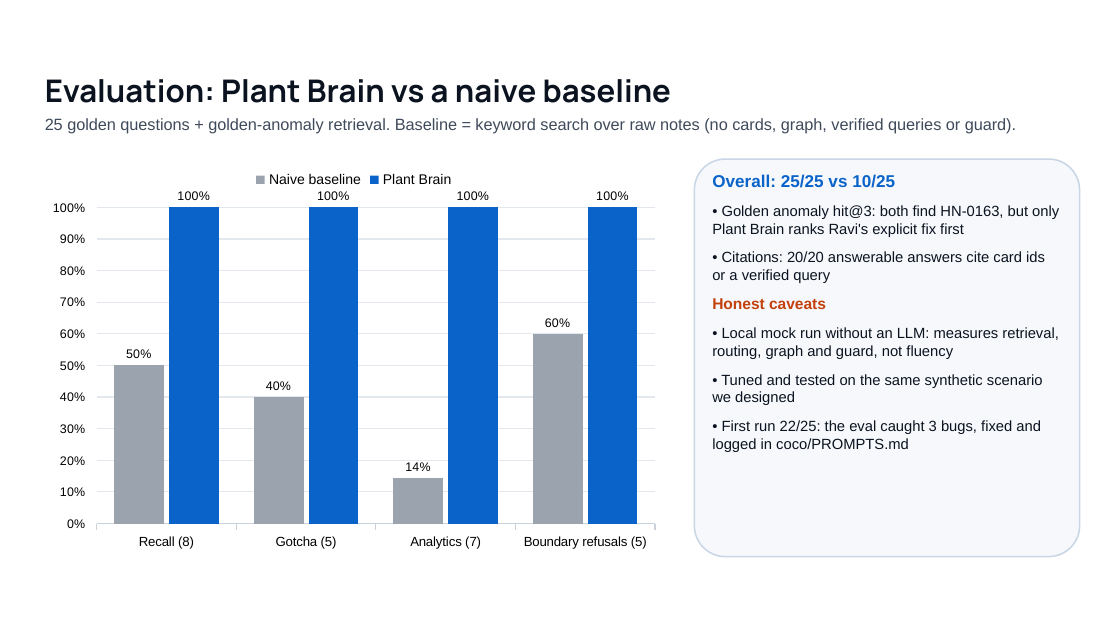
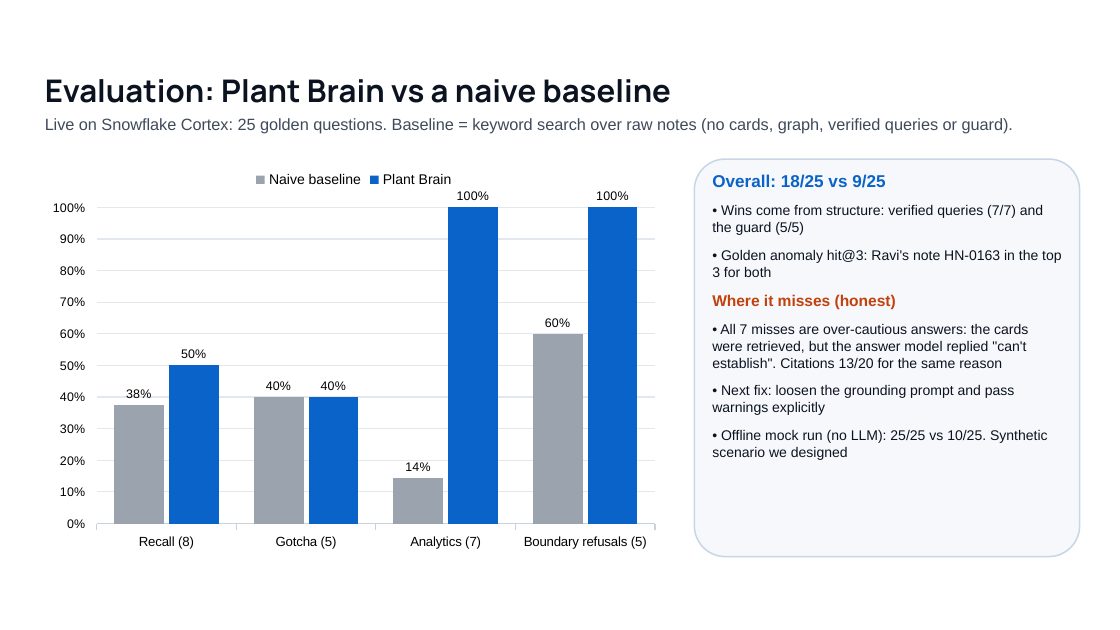
Before and after one commit to tanmaycodes13/snowflake-hackathon, a slide deck: slide 7 of docs/submission/Plant_Brain_Submission_Deck.pptx. Drawn at 1120x630 pixels with LibreOffice and Linux fonts; fonts in the diff are those of the drawing; background and template pictures are left out. Boxes give left, top, right and bottom in pixels: in the first picture for what was removed or moved away, otherwise in the second. Text is boxed around its words. In the diff, an @@ line names an element or a change of style, - is before the commit and + after.

```diff
--- a/docs/submission/Plant_Brain_Submission_Deck.pptx
+++ b/docs/submission/Plant_Brain_Submission_Deck.pptx
@@ text at box(45, 118, 1013, 134): text changed @@
-25 golden questions + golden-anomaly retrieval. Baseline = keyword search over raw notes (no cards, graph, verified queries or guard).
+Live on Snowflake Cortex: 25 golden questions. Baseline = keyword search over raw notes (no cards, graph, verified queries or guard).
@@ column chart at box(40, 159, 668, 557) @@
@@ Naive baseline, Recall (8): 0.5 to 0.38 @@
@@ Plant Brain, Recall (8): 1 to 0.5 @@
@@ Plant Brain, Gotcha (5): 1 to 0.4 @@
@@ text at box(712, 205, 1061, 460): text changed; size 9.5 to 9 pt @@
-Overall: 25/25 vs 10/25
-• Golden anomaly hit@3: both find HN-0163, but only Plant Brain ranks Ravi's explicit fix first
-• Citations: 20/20 answerable answers cite card ids or a verified query
-Honest caveats
-• Local mock run without an LLM: measures retrieval, routing, graph and guard, not fluency
-• Tuned and tested on the same synthetic scenario we designed
-• First run 22/25: the eval caught 3 bugs, fixed and logged in coco/PROMPTS.md
+Overall: 18/25 vs 9/25
+• Wins come from structure: verified queries (7/7) and the guard (5/5)
+• Golden anomaly hit@3: Ravi's note HN-0163 in the top 3 for both
+Where it misses (honest)
+• All 7 misses are over-cautious answers: the cards were retrieved, but the answer model replied "can't establish". Citations 13/20 for the same reason
+• Next fix: loosen the grounding prompt and pass warnings explicitly
+• Offline mock run (no LLM): 25/25 vs 10/25. Synthetic scenario we designed
```
Also in this commit, not shown: 1 other slide changed, 3 other files.
